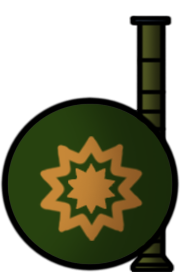
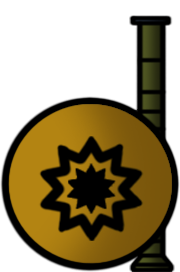
Two versions of the same layered image (180x272). Layer-by-layer changes:
moved "Soldier" above "Brightness/Contrast 4", painted on it over [2, 97, 179, 270]
painted on "Icon" over [38, 136, 144, 241]
added layer "Color Fill 1" above "Layer 1" over [2, 97, 179, 270]
added layer "Layer 1" above "Rocket Launcher" over [8, 104, 172, 264]
